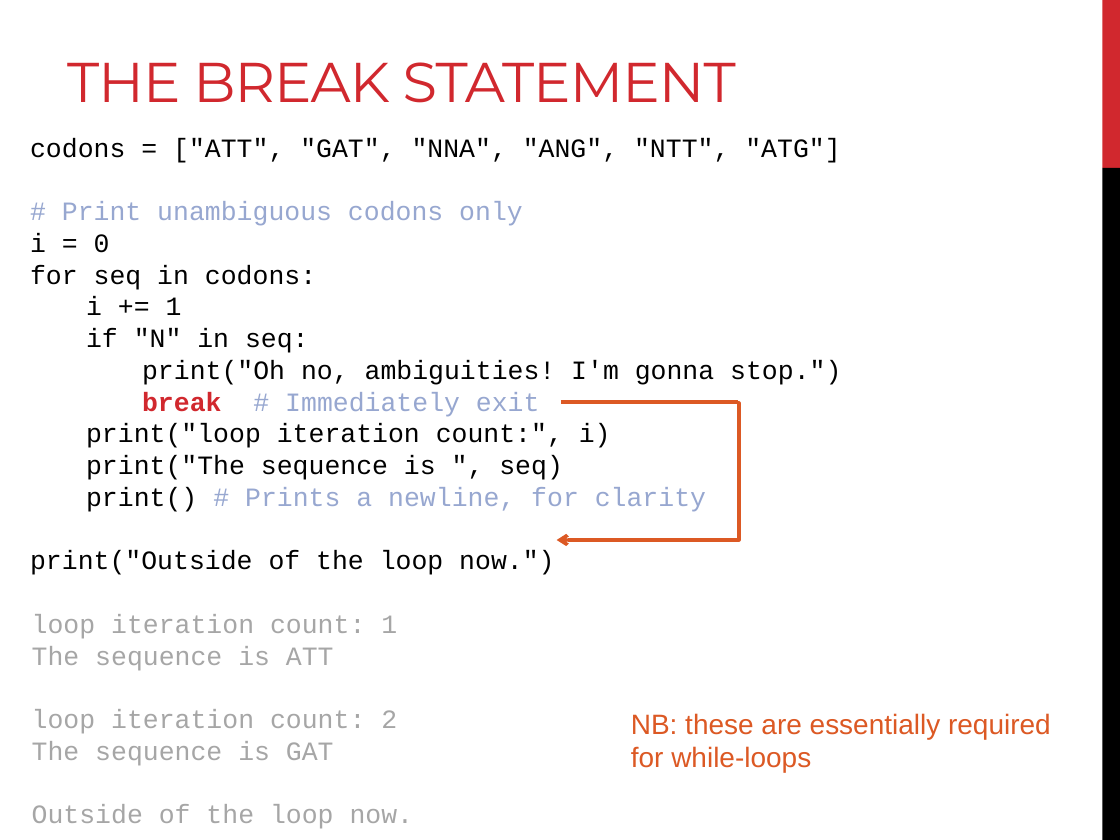
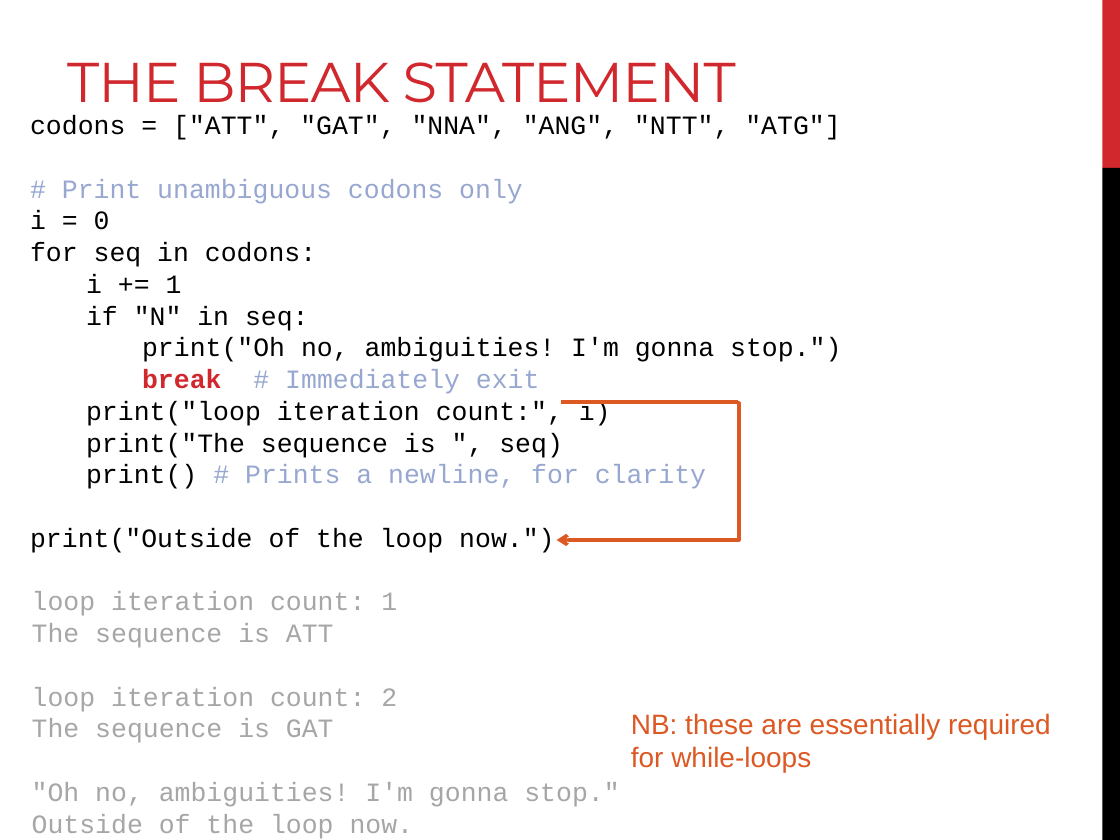
Before and after one commit to sjspielman/bdib2018_python, a slide deck: slide 26 of files/slides/slides_day2.pptx. Drawn at 1120x840 pixels with LibreOffice and Linux fonts; fonts in the diff are those of the drawing. Boxes give left, top, right and bottom in pixels: in the first picture for what was removed or moved away, otherwise in the second. Text is boxed around its words. In the diff, an @@ line names an element or a change of style, - is before the commit and + after.

Commit message:
typos

```diff
--- a/files/slides/slides_day2.pptx
+++ b/files/slides/slides_day2.pptx
@@ text "codons = ["ATT", "GAT", "NNA", ..." moved from (x1=30, y1=138, x2=841, y2=829) to (x1=30, y1=116, x2=841, y2=839) @@
@@ text at (x1=32, y1=782, x2=619, y2=807): paragraph added @@
+  "Oh no, ambiguities! I'm gonna stop."
```
Also in this commit, not shown: 1 other slide changed.
